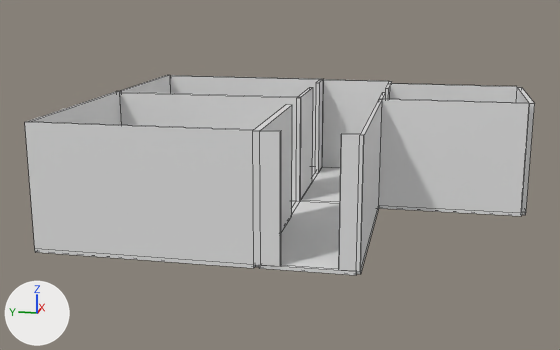
The Blender file Assets/Meshes/newbedroom.blend, before and after one commit.
Camera for both pictures: a camera (50 mm lens) standing at (-34.22, -11.74, 11.2) and looking at (3.41, -4.21, 1.8). Every picture has the same lights, and +X, +Y and +Z are marked at lower left. Mesh edges are drawn as thin lines.

In view in the first picture: 'Room'.
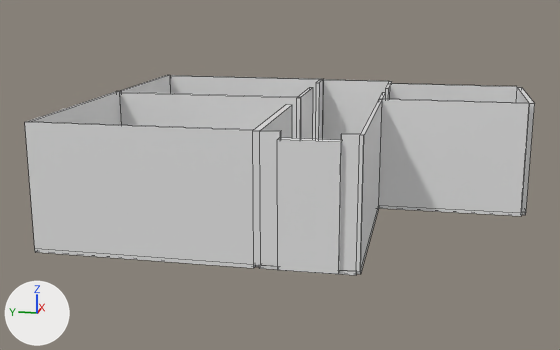
Pixel boxes [x1, y1, x2, y2] of what changed, in the pictures (560 x 350 px):
'Door', added: after [277, 138, 342, 274]

Edits to the bpy script that builds the scene:
```text
Add me_cube_004:
    me_cube_004.from_pydata(...)  # a box spanning x -1.0..1.0, y -1.0..1.0, z -1.0..1.0
Add ob_door:
    ob_door = bpy.data.objects.new('Door', me_cube_004)
    ob_door.location = (-4.98, -7.07, 2.67)
    ob_door.scale = (0.195, 1.24, 2.69)
```
